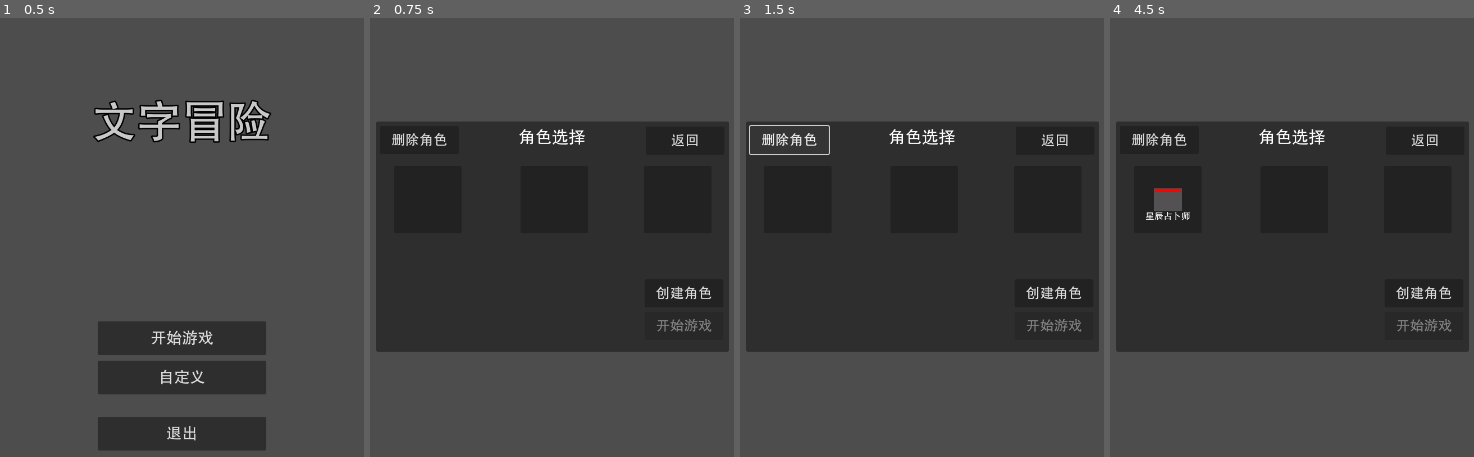
Above: before the commit, frames 1-4 (left to right).
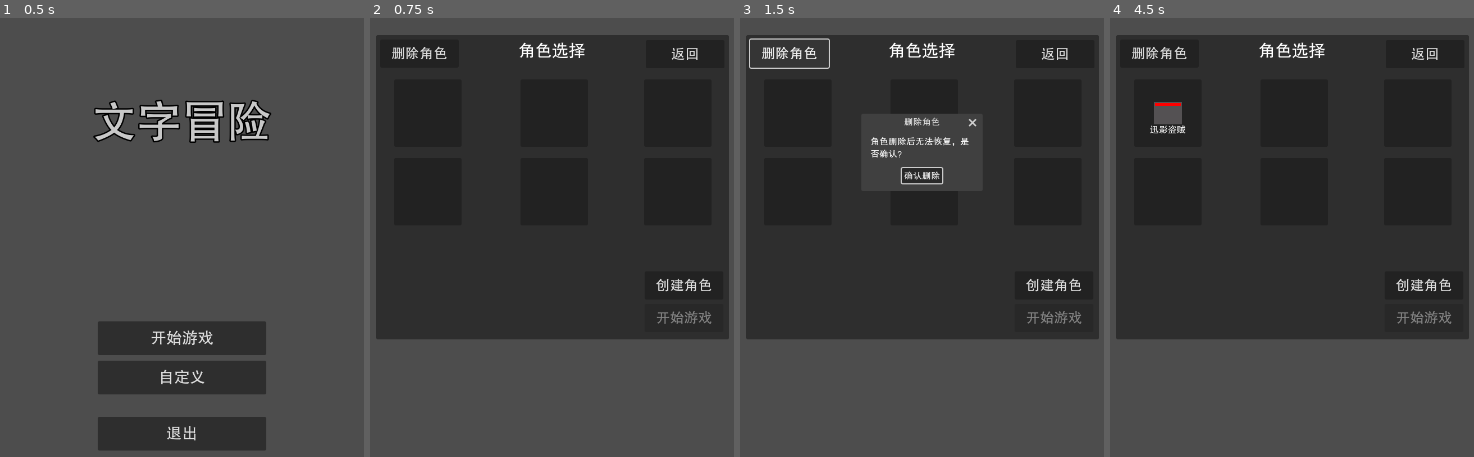
Above: after the commit, the same moments.

Repository: limingboGitHub/TextAdventure
Game: Godot game, scene res://src/scenes/start.tscn
Same seed, same stepped clock (60 frames per second), same inputs: the game is played once before the commit and once after it.
Inputs (mouse positions are in pixels of both pictures, inside the frame that each line leads up to):
- Up to frame 1 (0.5 s): no input
- Up to frame 2 (0.75 s): click "开始游戏" at 0.5 s
- Up to frame 3 (1.5 s): click "删除角色" at 1.25 s
- Up to frame 4 (4.5 s): click (1292, 176) at 2 s, where only the run after the commit has a clickable "确认删除"; click "创建角色" at 2.75 s; click "随机" at 3.5 s; click "确认创建" at 4.25 s

Frame 1 is identical in both runs. In frame 2, 23% of the frame differs, in the area x 1-99%, y 3-77%; in frame 3, 23%; in frame 4, 23%.

Commit message:
feat: 角色上限调整为6

Diff:
--- a/src/scenes/role_create.gd
+++ b/src/scenes/role_create.gd
@@ -18,7 +18,6 @@
 
 # 角色名（随机角色名）
 var role_name_table = [
-	# 战士职业
 	"钢铁之拳",
 	"雷鸣战士",
 	"盾墙守护者",
@@ -26,6 +25,11 @@
 	"铁血骑士",
 	"战锤英雄",
 	"钢铁意志",
+	"圣剑守护者",
+	"无畏先锋",
+	"龙血战士",
+	"荣耀战将",
+	"雷霆领主",
 	# 法师职业
 	"月光法师",
 	"火焰术士",
@@ -34,13 +38,23 @@
 	"风暴召唤师",
 	"星辰占卜师",
 	"奥术导师",
+	"元素掌控者",
+	"虚空学者",
+	"秘法贤者",
+	"时光编织者",
+	"灵魂收割者",
 	# 盗贼职业
 	"暗影游侠",
 	"迅捷猎手",
 	"暗夜潜行者",
 	"迅影盗贼",
 	"无声隐士",
-	"机敏侠客"
+	"机敏侠客",
+	"幽影刺客",
+	"诡术大师",
+	"致命毒师",
+	"幻影舞者",
+	"暗影猎手"
 ]
 
 '''
--- a/src/scenes/role_select_enter.gd
+++ b/src/scenes/role_select_enter.gd
@@ -10,7 +10,7 @@
 var cache_tool: BaseCacheTool
 
 # 角色数量上限
-var role_max_num: int = 3
+var role_max_num: int = 6
 
 signal game_started(role_id: String)
 
@@ -185,6 +185,21 @@
 
 
 func _on_delete_role_bt_pressed() -> void:
+	$RoleSelect/RoleDeleteDialog.show()
+
+
+# 更新角色
+func update_roles():
+	# 删除所有角色
+	for child in get_node("RoleSelect/RoleBack").get_children():
+		if child.name.begins_with("RolePlaceHold"):
+			child.remove_child(child.get_child(0))
+
+	# 重新加载角色
+	_add_role_from_cache()
+
+
+func _on_accept_dialog_confirmed() -> void:
 	if select_role_index == -1:
 		return
 	var index_str = str(select_role_index)
@@ -201,14 +216,3 @@
 
 	select_role_index = -1
 	$RoleSelect/RoleInfo.hide()
-
-
-# 更新角色
-func update_roles():
-	# 删除所有角色
-	for child in get_node("RoleSelect/RoleBack").get_children():
-		if child.name.begins_with("RolePlaceHold"):
-			child.remove_child(child.get_child(0))
-
-	# 重新加载角色
-	_add_role_from_cache()
--- a/src/scenes/role_select_enter.tscn
+++ b/src/scenes/role_select_enter.tscn
@@ -16,9 +16,9 @@
 [node name="SelectBack" type="Panel" parent="RoleSelect"]
 layout_mode = 0
 offset_left = 11.0
-offset_top = 644.0
+offset_top = 490.0
 offset_right = 639.0
-offset_bottom = 1054.0
+offset_bottom = 1032.0
 
 [node name="TitleLabel" type="Label" parent="RoleSelect"]
 layout_mode = 1
@@ -28,9 +28,9 @@
 anchor_right = 0.5
 anchor_bottom = 1.0
 offset_left = 264.0
-offset_top = 655.0
+offset_top = 501.0
 offset_right = 384.0
-offset_bottom = 697.0
+offset_bottom = 543.0
 grow_horizontal = 2
 grow_vertical = 0
 theme = ExtResource("2_01tdq")
@@ -39,9 +39,9 @@
 [node name="RoleBack" type="Control" parent="RoleSelect"]
 anchors_preset = 0
 offset_left = 43.0
-offset_top = 723.0
+offset_top = 569.0
 offset_right = 613.0
-offset_bottom = 853.0
+offset_bottom = 699.0
 
 [node name="RoleBack" type="Panel" parent="RoleSelect/RoleBack"]
 layout_mode = 1
@@ -85,6 +85,48 @@
 grow_horizontal = 2
 grow_vertical = 2
 
+[node name="RoleBack4" type="Panel" parent="RoleSelect/RoleBack"]
+layout_mode = 1
+anchors_preset = 8
+anchor_left = 0.5
+anchor_top = 0.5
+anchor_right = 0.5
+anchor_bottom = 0.5
+offset_left = -285.0
+offset_top = 75.0
+offset_right = -165.0
+offset_bottom = 195.0
+grow_horizontal = 2
+grow_vertical = 2
+
+[node name="RoleBack5" type="Panel" parent="RoleSelect/RoleBack"]
+layout_mode = 1
+anchors_preset = 8
+anchor_left = 0.5
+anchor_top = 0.5
+anchor_right = 0.5
+anchor_bottom = 0.5
+offset_left = -60.0
+offset_top = 75.0
+offset_right = 60.0
+offset_bottom = 195.0
+grow_horizontal = 2
+grow_vertical = 2
+
+[node name="RoleBack6" type="Panel" parent="RoleSelect/RoleBack"]
+layout_mode = 1
+anchors_preset = 8
+anchor_left = 0.5
+anchor_top = 0.5
+anchor_right = 0.5
+anchor_bottom = 0.5
+offset_left = 160.0
+offset_top = 75.0
+offset_right = 280.0
+offset_bottom = 195.0
+grow_horizontal = 2
+grow_vertical = 2
+
 [node name="RolePlaceHold1" type="Control" parent="RoleSelect/RoleBack"]
 anchors_preset = 0
 offset_left = 60.0
@@ -106,30 +148,51 @@
 offset_right = 505.0
 offset_bottom = 60.0
 
+[node name="RolePlaceHold4" type="Control" parent="RoleSelect/RoleBack"]
+anchors_preset = 0
+offset_left = 60.0
+offset_top = 200.0
+offset_right = 60.0
+offset_bottom = 200.0
+
+[node name="RolePlaceHold5" type="Control" parent="RoleSelect/RoleBack"]
+anchors_preset = 0
+offset_left = 285.0
+offset_top = 200.0
+offset_right = 285.0
+offset_bottom = 200.0
+
+[node name="RolePlaceHold6" type="Control" parent="RoleSelect/RoleBack"]
+anchors_preset = 0
+offset_left = 505.0
+offset_top = 200.0
+offset_right = 505.0
+offset_bottom = 200.0
+
 [node name="CreateRoleBt" type="Button" parent="RoleSelect"]
 layout_mode = 0
 offset_left = 489.0
-offset_top = 925.0
+offset_top = 911.0
 offset_right = 629.0
-offset_bottom = 975.0
+offset_bottom = 961.0
 theme = ExtResource("1_bg5c2")
 text = "创建角色"
 
 [node name="DeleteRoleBt" type="Button" parent="RoleSelect"]
 layout_mode = 0
 offset_left = 18.0
-offset_top = 652.0
+offset_top = 498.0
 offset_right = 158.0
-offset_bottom = 702.0
+offset_bottom = 548.0
 theme = ExtResource("1_bg5c2")
 text = "删除角色"
 
 [node name="StartGameBt" type="Button" parent="RoleSelect"]
 layout_mode = 0
 offset_left = 489.0
-offset_top = 983.0
+offset_top = 969.0
 offset_right = 629.0
-offset_bottom = 1033.0
+offset_bottom = 1019.0
 theme = ExtResource("1_bg5c2")
 disabled = true
 text = "开始游戏"
@@ -137,9 +200,9 @@
 [node name="BackBt" type="Button" parent="RoleSelect"]
 layout_mode = 0
 offset_left = 491.0
-offset_top = 653.0
+offset_top = 499.0
 offset_right = 631.0
-offset_bottom = 703.0
+offset_bottom = 549.0
 theme = ExtResource("1_bg5c2")
 text = "返回"
 
@@ -147,9 +210,9 @@
 visible = false
 layout_mode = 0
 offset_left = 41.0
-offset_top = 882.0
+offset_top = 1022.0
 offset_right = 387.0
-offset_bottom = 1038.0
+offset_bottom = 1178.0
 
 [node name="NameLabel" type="Label" parent="RoleSelect/RoleInfo"]
 layout_mode = 2
@@ -270,6 +333,14 @@
 theme_override_font_sizes/font_size = 25
 text = "10"
 
+[node name="RoleDeleteDialog" type="AcceptDialog" parent="RoleSelect"]
+title = "删除角色"
+initial_position = 2
+size = Vector2i(200, 100)
+ok_button_text = "确认删除"
+dialog_text = "角色删除后无法恢复，是否确认？"
+dialog_autowrap = true
+
 [node name="RoleCreate" parent="." instance=ExtResource("4_5dbrs")]
 visible = false
 
@@ -277,5 +348,6 @@
 [connection signal="pressed" from="RoleSelect/DeleteRoleBt" to="." method="_on_delete_role_bt_pressed"]
 [connection signal="pressed" from="RoleSelect/StartGameBt" to="." method="_on_start_game_bt_pressed"]
 [connection signal="pressed" from="RoleSelect/BackBt" to="." method="_on_back_bt_pressed"]
+[connection signal="confirmed" from="RoleSelect/RoleDeleteDialog" to="." method="_on_accept_dialog_confirmed"]
 [connection signal="create_role_info_success" from="RoleCreate" to="." method="_on_role_create_create_role_info_success"]
 [connection signal="go_back" from="RoleCreate" to="." method="_on_role_create_go_back"]
